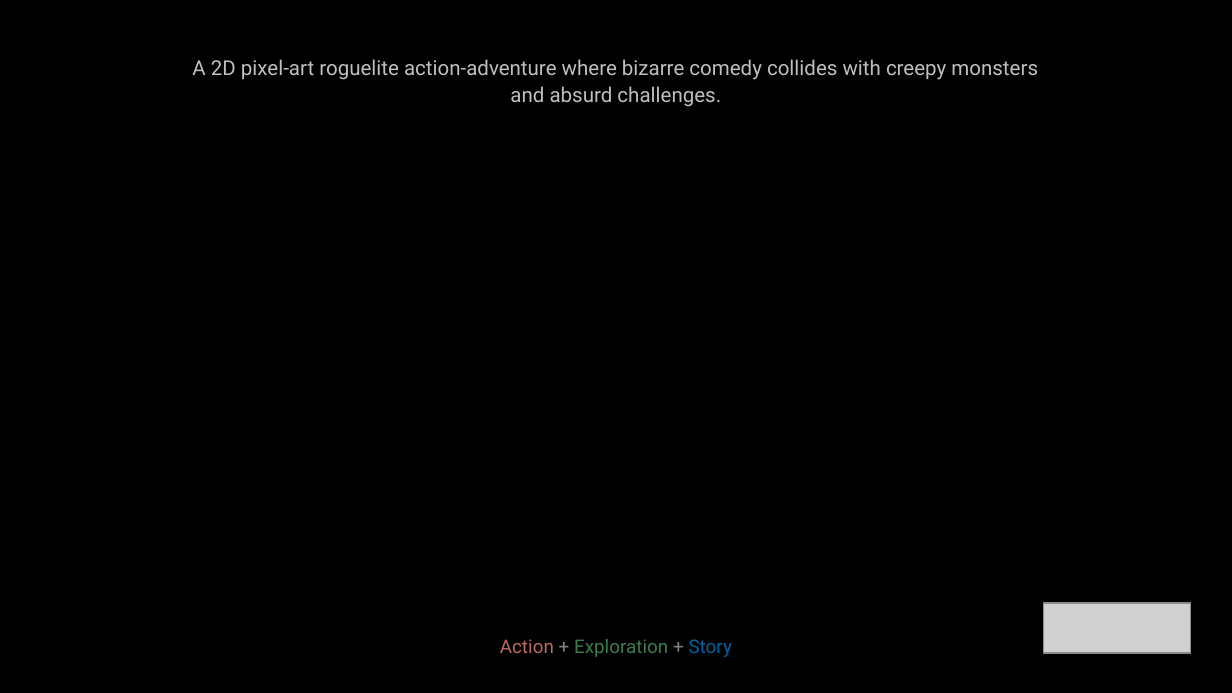
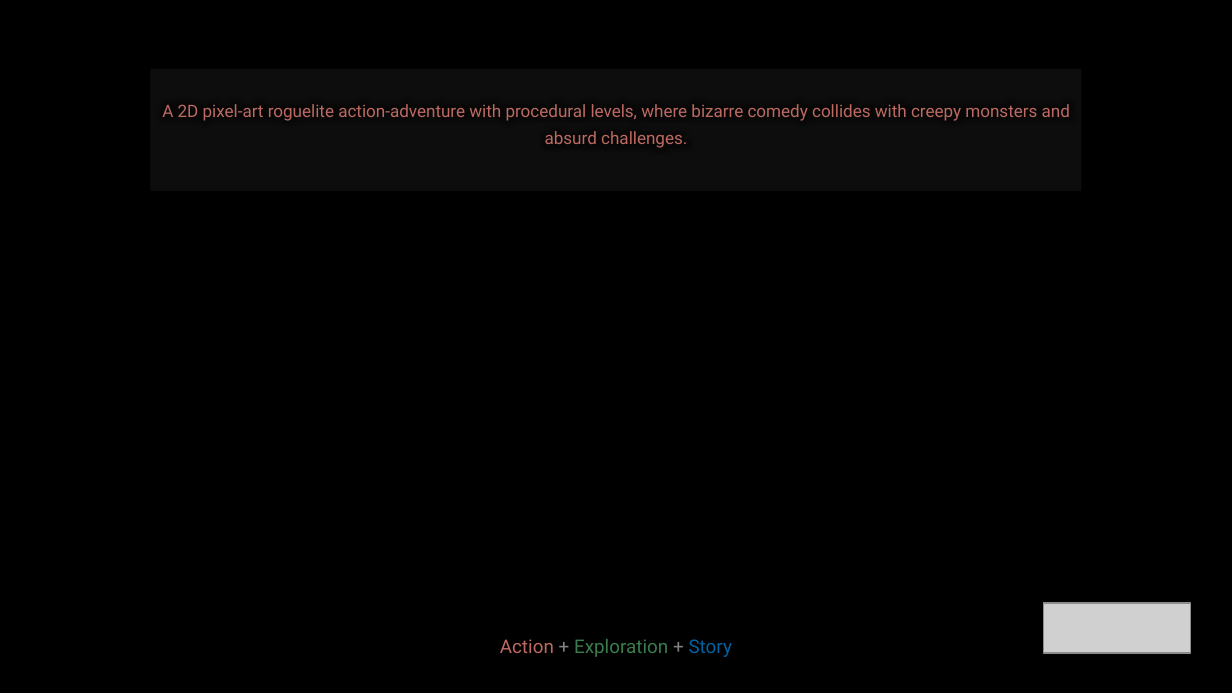
Before and after one commit to diegohcanepa/Remizione, a slide deck: slide 2 of Pitch Deck.pptx. Drawn at 1232x693 pixels with LibreOffice and Linux fonts; fonts in the diff are those of the drawing; grey boxes stand for pictures; background and template pictures are left out. Boxes give left, top, right and bottom in pixels: in the first picture for what was removed or moved away, otherwise in the second. Text is boxed around its words. In the diff, an @@ line names an element or a change of style, - is before the commit and + after.

```diff
--- a/Pitch Deck.pptx
+++ b/Pitch Deck.pptx
@@ rectangle added at box(150, 69, 1082, 191), fill #0D0D0D @@
@@ subtitle at box(162, 104, 1070, 148): text changed; size 12 to 10 pt; text colour #BFBFBF to #BD6A62 @@
-A 2D pixel-art roguelite action-adventure where bizarre comedy collides with creepy monsters and absurd challenges.
+A 2D pixel-art roguelite action-adventure with procedural levels, where bizarre comedy collides with creepy monsters and absurd challenges.
```
Also in this commit, not shown: 7 other slides changed, 15 other files.
